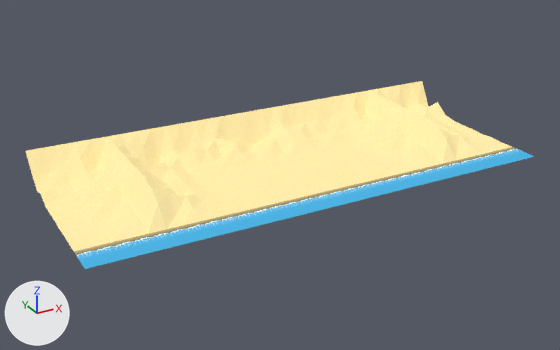
A saved change to the Blender file blend_files/shore.blend.
Both versions are drawn from a camera (50 mm lens) standing at (-22.5, -35.4, 19.4) and looking at (-0.9, 3.9, -0.2). Arrows for +X, +Y and +Z are at lower left; the lights stay in place.
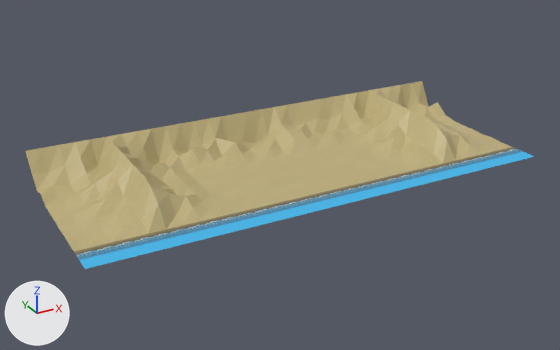
Edits to the bpy script that builds the scene:
```text
Change mat_sandmaterial:
    add n1 = _N.new('ShaderNodeOutputMaterial'); n1.name = 'Material Output'
    add n2 = _N.new('ShaderNodeTexImage'); n2.name = 'Image Texture'
    add n2.image = img_sand_texture_png
    where n0 = _N.new('ShaderNodeBsdfPrincipled'); n0.name = 'Principled BSDF'
    remove n0.inputs[2].default_value = 1.0  # 'Roughness'
    remove n0.inputs[13].default_value = 0.0  # 'Specular IOR Level'
    remove n0.inputs[28].default_value = 1.0  # 'Emission Strength'
    remove n1 = _N.new('ShaderNodeOutputMaterial'); n1.name = 'Material Output'
    remove n2 = _N.new('ShaderNodeTexImage'); n2.name = 'Image Texture'
    remove n2.image = img_sand_texture_png
    remove _L.new(n2.outputs[0], n0.inputs[27])  # 'Color' to 'Emission Color'
Change mat_shorematerial:
    add n1 = _N.new('ShaderNodeOutputMaterial'); n1.name = 'Material Output'
    add n2 = _N.new('ShaderNodeTexImage'); n2.name = 'Image Texture'
    add n2.image = img_shore_original_texture_png
    where n0 = _N.new('ShaderNodeBsdfPrincipled'); n0.name = 'Principled BSDF'
    remove n0.inputs[2].default_value = 1.0  # 'Roughness'
    remove n0.inputs[13].default_value = 0.0  # 'Specular IOR Level'
    remove n0.inputs[28].default_value = 1.0  # 'Emission Strength'
    remove n1 = _N.new('ShaderNodeOutputMaterial'); n1.name = 'Material Output'
    remove n2 = _N.new('ShaderNodeTexImage'); n2.name = 'Image Texture'
    remove n2.image = img_shore_original_texture_png
    remove _L.new(n2.outputs[0], n0.inputs[27])  # 'Color' to 'Emission Color'
```

Where the change shows, as pixel boxes [x1, y1, x2, y2] in the pictures (560 x 350 px):
'Plane', recoloured: [26, 81, 525, 263] in both
